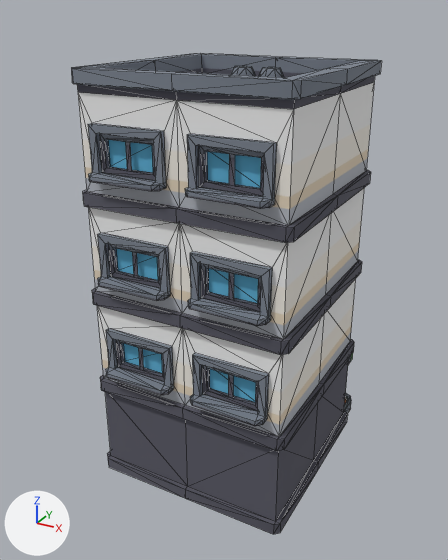
What one commit did to the glTF model assets/models/building-tall-a.glb.
Camera for both pictures: a 50 mm lens placed at (0.912, -1.776, 1.541), pointed at (-0.036, -0.052, 0.679). Arrows for +X, +Y and +Z are at lower left; the lights stay in place. The older version comes first. Mesh edges are drawn as thin lines. Where no turn or scale is listed for an object, it has been applied to the vertices. Vertices at exactly the same position are counted once.

In view in the first picture: 'building-tall-a'.
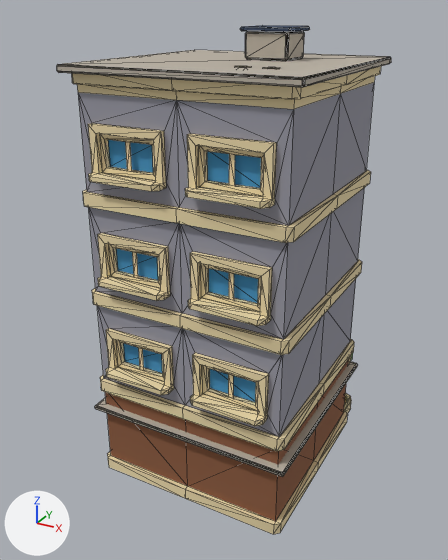
Where the newer file only moved an object's origin or applied its transform, the numbers keep the older frame.

Changed parts and their boxes [x1, y1, x2, y2] in the pictures (448 x 560 px):
'building-tall-a', reshaped (8% wider)
    before: [71, 53, 381, 534]
    after: [57, 25, 391, 534]
part 1 of me_building_tall_a, added
    after: [57, 50, 391, 87]
part 2 of me_building_tall_a, added
    after: [95, 362, 358, 477]
part 3 of me_building_tall_a, added
    after: [245, 31, 305, 61]
part 4 of me_building_tall_a, added
    after: [240, 25, 310, 32]
part 5 of me_building_tall_a, recoloured
    before: [71, 53, 381, 534]
    after: [72, 66, 381, 534]

The change, as a list of edits to the scene's bpy script:
```text
Add mat_vertex_colors:
    mat_vertex_colors = bpy.data.materials.new('vertex-colors')
    mat_vertex_colors.use_nodes = True; mat_vertex_colors.node_tree.nodes.clear()
    _N = mat_vertex_colors.node_tree.nodes; _L = mat_vertex_colors.node_tree.links
    n0 = _N.new('ShaderNodeBsdfPrincipled'); n0.name = 'Principled BSDF'
    n0.inputs[2].default_value = 1.0  # 'Roughness'
    n1 = _N.new('ShaderNodeOutputMaterial'); n1.name = 'Material Output'
    n2 = _N.new('ShaderNodeVertexColor'); n2.name = 'Color Attribute'
    _L.new(n0.outputs[0], n1.inputs[0])  # 'BSDF' to 'Surface'
    _L.new(n2.outputs[0], n0.inputs[0])  # 'Color' to 'Base Color'
Change me_building_tall_a:
    used by ob_building_tall_a; location = (0.0, 0.0, 0.699)
    remove me_building_tall_a.from_pydata(...)  # 912 vertices, 1772 faces; spans x -0.347..0.347, y -0.425..0.425, z -0.699..0.699
    add me_building_tall_a.from_pydata(...)  # 1008 vertices, 1948 faces; spans x -0.369..0.369, y -0.425..0.425, z -0.699..0.791
    me_building_tall_a part 1: a new loose piece of 24 vertices spanning x -0.369..0.369, y -0.414..0.323, z 0.677..0.699, in mat_vertex_colors
    me_building_tall_a part 2: a new loose piece of 24 vertices spanning x -0.361..0.361, y -0.406..0.315, z -0.447..-0.431, in mat_vertex_colors
    me_building_tall_a part 3: a new loose piece of 24 vertices spanning x 0.017..0.157, y -0.024..0.106, z 0.699..0.779, in mat_vertex_colors
    me_building_tall_a part 4: a new loose piece of 24 vertices spanning x 0.007..0.167, y -0.034..0.116, z 0.779..0.791, in mat_vertex_colors
    me_building_tall_a part 5: 1772 faces spanning x -0.347..0.347, y -0.425..0.425, z -0.699..0.699 switch from mat_palette_city_kit_commercial to mat_vertex_colors
```
